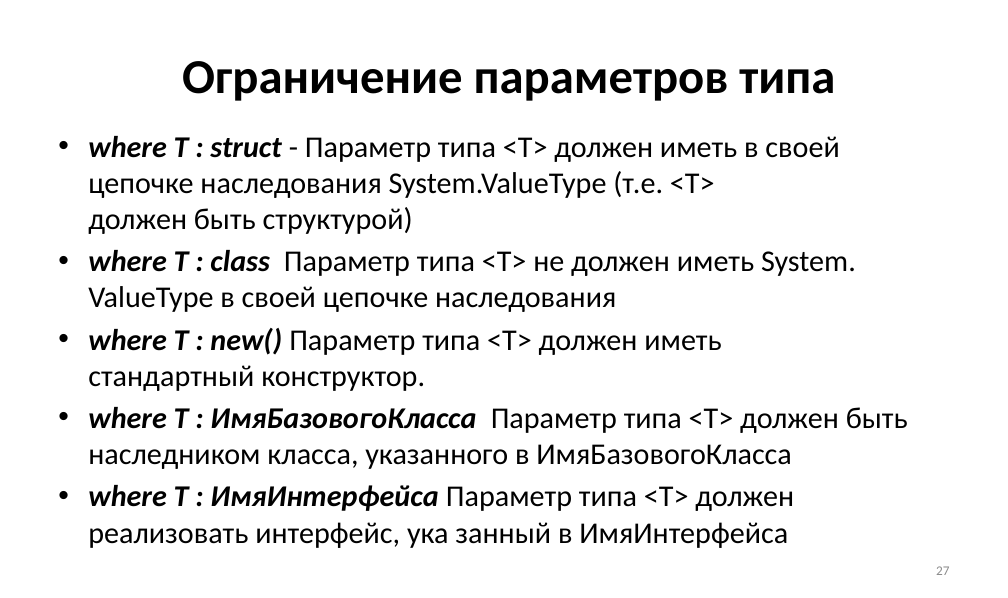
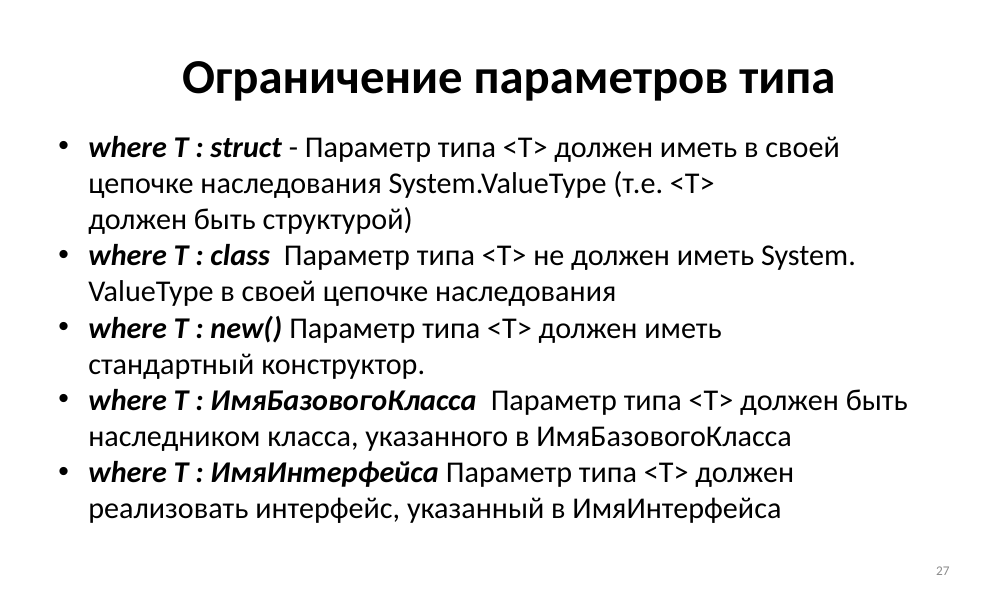
Before and after one commit to Mrztv/KRSU, a slide deck: slide 27 of 2026/ООП/Хмелева/Коллекции и обобщения.pptx. Drawn at 1008x598 pixels with LibreOffice and Linux fonts; fonts in the diff are those of the drawing. Boxes give left, top, right and bottom in pixels: in the first picture for what was removed or moved away, otherwise in the second. Text is boxed around its words. In the diff, an @@ line names an element or a change of style, - is before the commit and + after.

```diff
--- a/2026/ООП/Хмелева/Коллекции и обобщения.pptx
+++ b/2026/ООП/Хмелева/Коллекции и обобщения.pptx
@@ text at (88,136,908,451): less space between paragraphs @@
@@ text at (88,461,794,523): text changed @@
-• where T : ИмяИнтерфейса Параметр типа <T> должен реализовать интерфейс, ука занный в ИмяИнтерфейса
+• where T : ИмяИнтерфейса Параметр типа <T> должен реализовать интерфейс, указанный в ИмяИнтерфейса
```
Also in this commit, not shown: 42 other slides changed, 1 other file.
